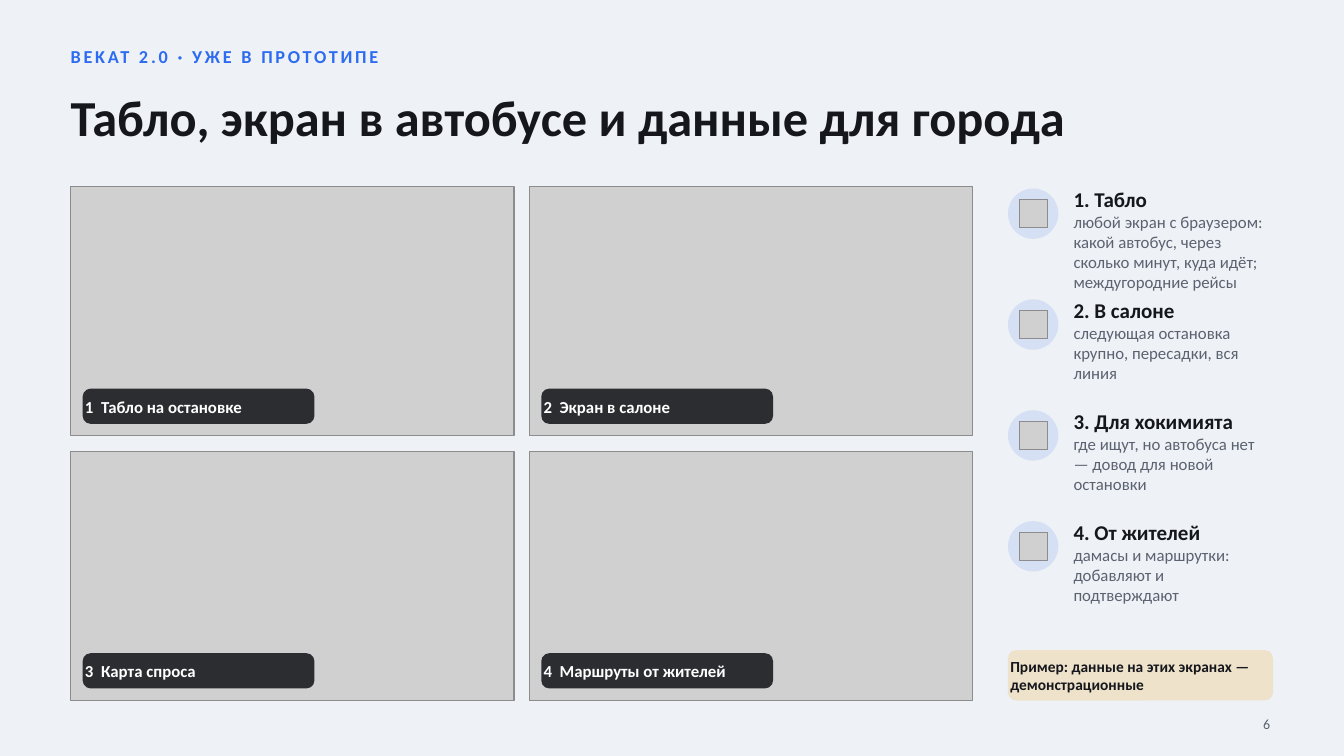
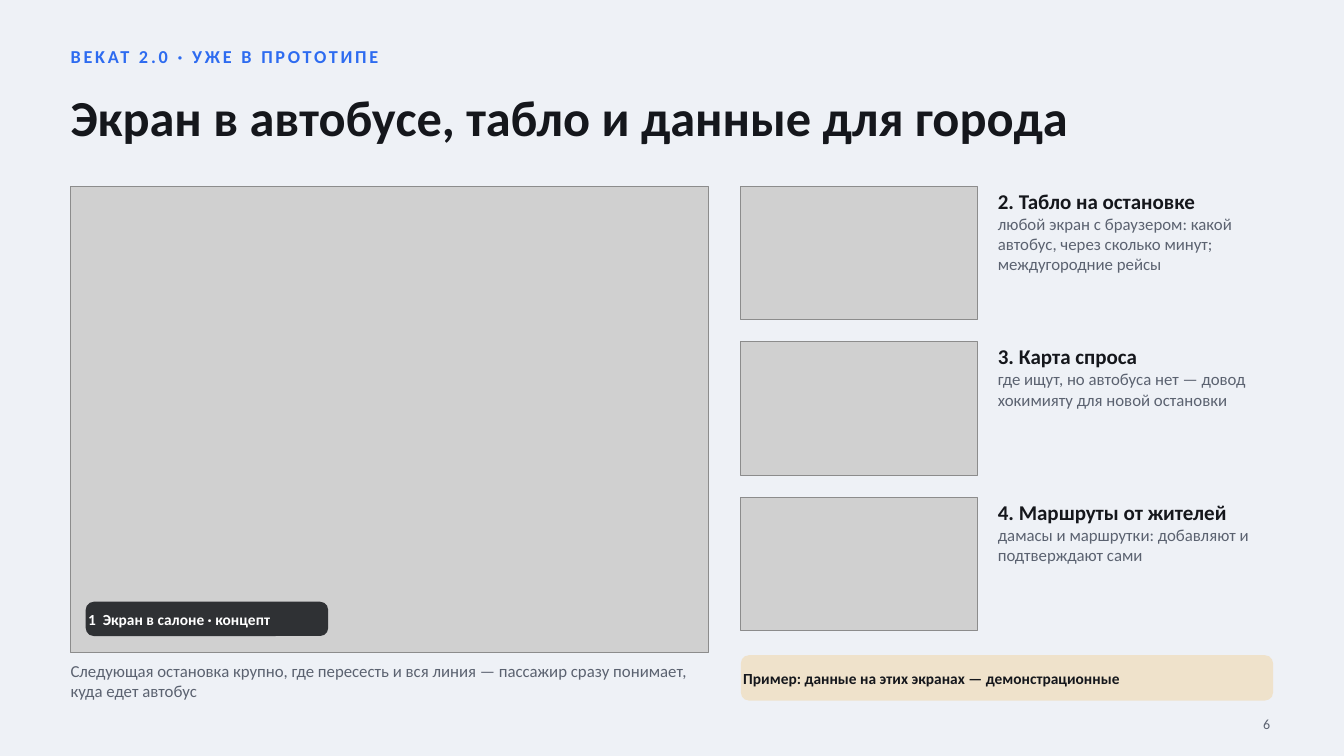
Before and after one commit to ZedRubilan/bekat, a slide deck: slide 6 of docs/Bekat StudEXPO-2026.pptx. Drawn at 1344x756 pixels with LibreOffice and Linux fonts; fonts in the diff are those of the drawing; grey boxes stand for pictures. Boxes give left, top, right and bottom in pixels: in the first picture for what was removed or moved away, otherwise in the second. Text is boxed around its words. In the diff, an @@ line names an element or a change of style, - is before the commit and + after.

```diff
--- a/docs/Bekat StudEXPO-2026.pptx
+++ b/docs/Bekat StudEXPO-2026.pptx
@@ title at bbox=[71, 101, 1068, 144]: text changed @@
-Табло, экран в автобусе и данные для города
+Экран в автобусе, табло и данные для города
@@ picture: place and size @@
-picture at bbox=[71, 187, 514, 437]
+picture at bbox=[71, 187, 709, 652]
@@ picture removed at bbox=[529, 187, 973, 437] @@
@@ picture added at bbox=[741, 187, 978, 320] @@
@@ text at bbox=[998, 194, 1232, 273]: text changed @@
-1. Табло
-любой экран с браузером: какой автобус, через сколько минут, куда идёт; междугородние рейсы
+2. Табло на остановке
+любой экран с браузером: какой автобус, через сколько минут; междугородние рейсы
@@ ellipse removed at bbox=[1008, 189, 1059, 239] @@
@@ picture removed at bbox=[1019, 200, 1048, 228] @@
@@ ellipse removed at bbox=[1008, 299, 1059, 350] @@
@@ picture removed at bbox=[1019, 311, 1048, 339] @@
@@ text removed at bbox=[1074, 304, 1239, 379] @@
-2. В салоне
-следующая остановка крупно, пересадки, вся линия
@@ picture added at bbox=[741, 342, 978, 475] @@
@@ text at bbox=[998, 350, 1246, 409]: text changed @@
-3. Для хокимията
-где ищут, но автобуса нет — довод для новой остановки
+3. Карта спроса
+где ищут, но автобуса нет — довод хокимияту для новой остановки
@@ rounded rectangle removed at bbox=[541, 388, 773, 423] @@
-2 Экран в салоне
@@ ellipse removed at bbox=[1008, 410, 1059, 461] @@
@@ picture removed at bbox=[1019, 421, 1048, 450] @@
@@ picture removed at bbox=[71, 451, 514, 701] @@
@@ picture removed at bbox=[529, 451, 973, 701] @@
@@ picture added at bbox=[741, 497, 978, 630] @@
@@ text at bbox=[998, 505, 1249, 564]: text changed @@
-4. От жителей
-дамасы и маршрутки: добавляют и подтверждают
+4. Маршруты от жителей
+дамасы и маршрутки: добавляют и подтверждают сами
@@ ellipse removed at bbox=[1008, 521, 1059, 572] @@
@@ picture removed at bbox=[1019, 532, 1048, 561] @@
@@ rounded rectangle "1 Экран в салоне · ...": place and size @@
-rounded rectangle "1 Экран в салоне · ..." at bbox=[83, 388, 315, 423]
+rounded rectangle "1 Экран в салоне · ..." at bbox=[86, 602, 329, 636]
@@ rounded rectangle "1 Экран в салоне · ..." at bbox=[86, 602, 329, 636]: fill #1E2024 at 92% opacity to #1E2024 at 90% opacity; proportions changed @@
@@ text in rounded rectangle at bbox=[88, 615, 270, 628]: text changed; size 12 to 11 pt @@
-1 Табло на остановке
+1 Экран в салоне · концепт
@@ rounded rectangle removed at bbox=[83, 653, 315, 689] @@
-3 Карта спроса
@@ rounded rectangle removed at bbox=[541, 653, 773, 689] @@
-4 Маршруты от жителей
@@ rounded rectangle "Пример: данные на этих экранах ...": place and size @@
-rounded rectangle "Пример: данные на этих экранах ..." at bbox=[1008, 650, 1273, 701]
+rounded rectangle "Пример: данные на этих экранах ..." at bbox=[741, 655, 1273, 701]
@@ rounded rectangle "Пример: данные на этих экранах ..." at bbox=[741, 655, 1273, 701]: proportions changed @@
@@ text added at bbox=[71, 666, 686, 700], 12 pt, text #5B6270 @@
+Следующая остановка крупно, где пересесть и вся линия — пассажир сразу понимает, куда едет автобус
```
Also in this commit, not shown: 3 other slides changed, 10 other files.
